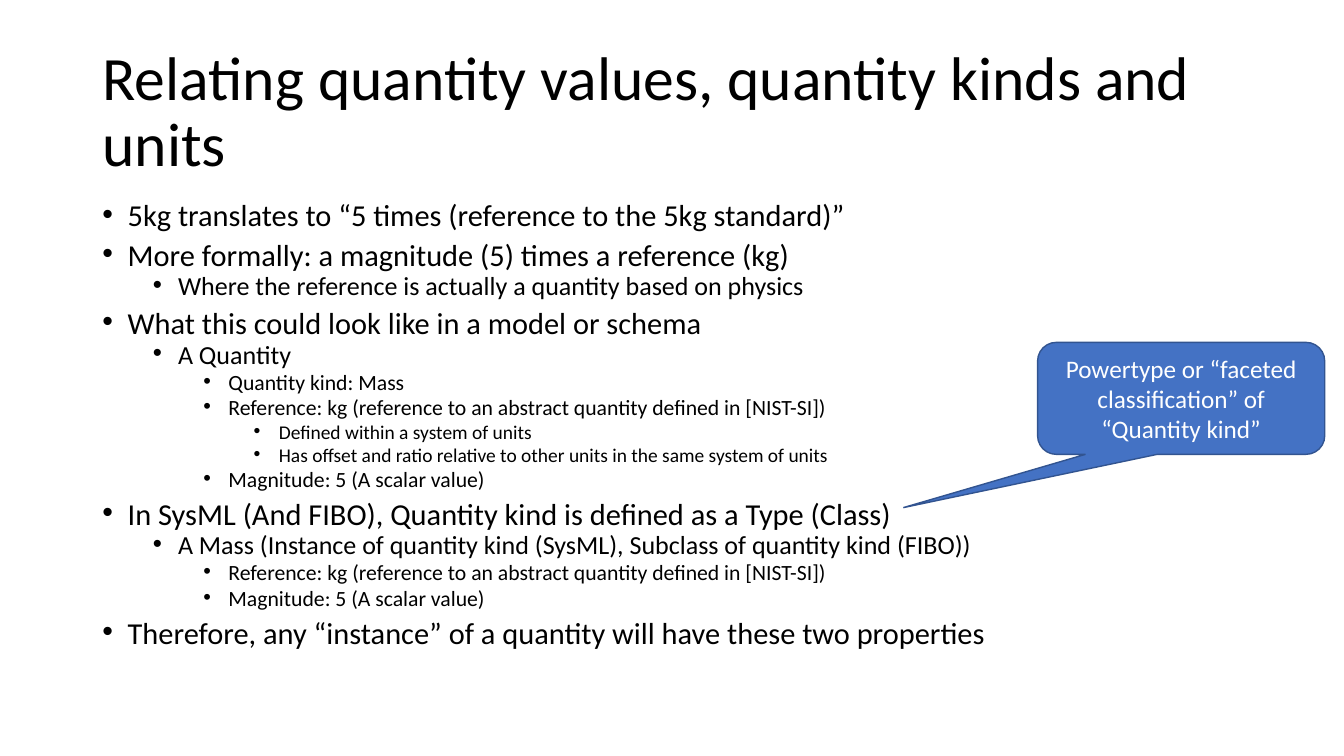
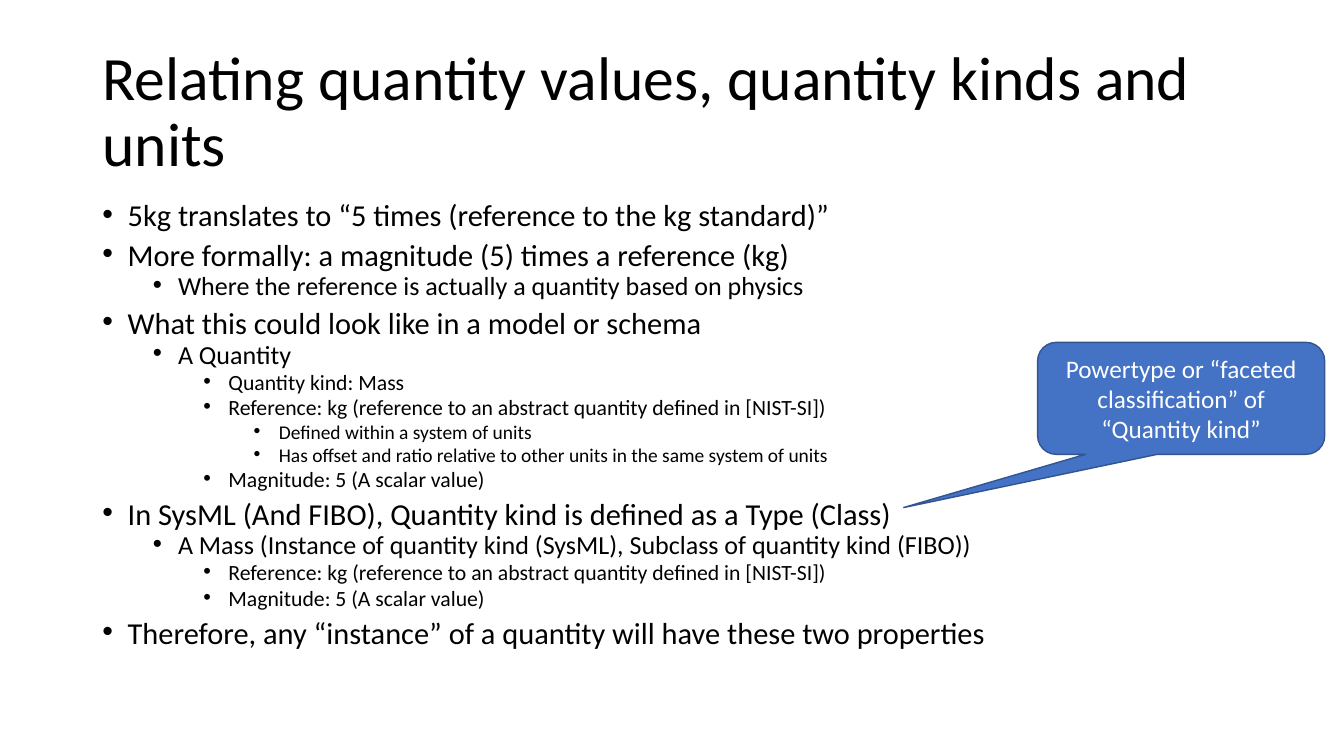
Before and after one commit to ModelDriven/SIMF, a slide deck: slide 10 of Presentations/Values, Quantities & Units.pptx. Drawn at 1344x756 pixels with LibreOffice and Linux fonts; fonts in the diff are those of the drawing. Boxes give left, top, right and bottom in pixels: in the first picture for what was removed or moved away, otherwise in the second. Text is boxed around its words. In the diff, an @@ line names an element or a change of style, - is before the commit and + after.

```diff
--- a/Presentations/Values, Quantities & Units.pptx
+++ b/Presentations/Values, Quantities & Units.pptx
@@ text at (x1=128, y1=204, x2=828, y2=232): text changed @@
-• 5kg translates to “5 times (reference to the 5kg standard)”
+• 5kg translates to “5 times (reference to the kg standard)”
```
Also in this commit, not shown: 2 other slides changed.
